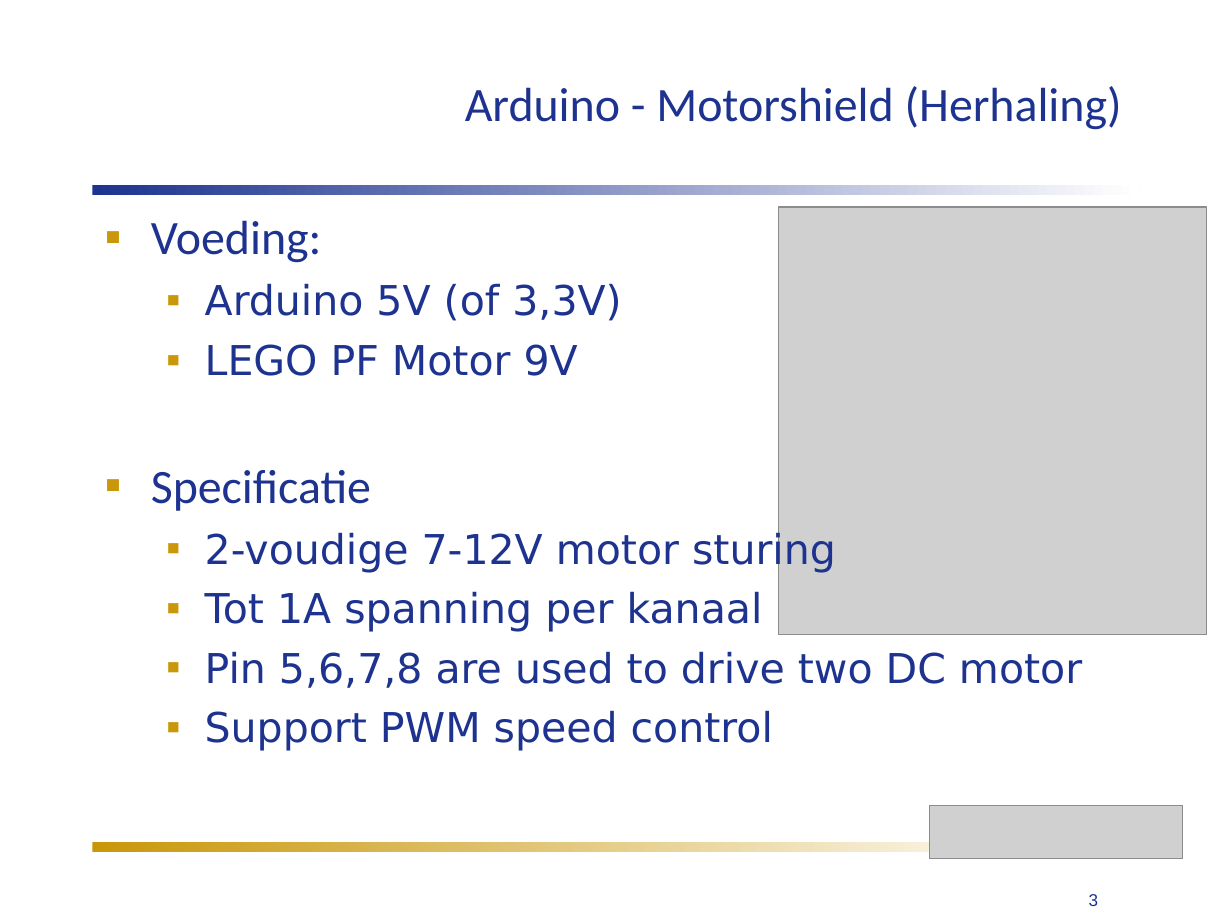
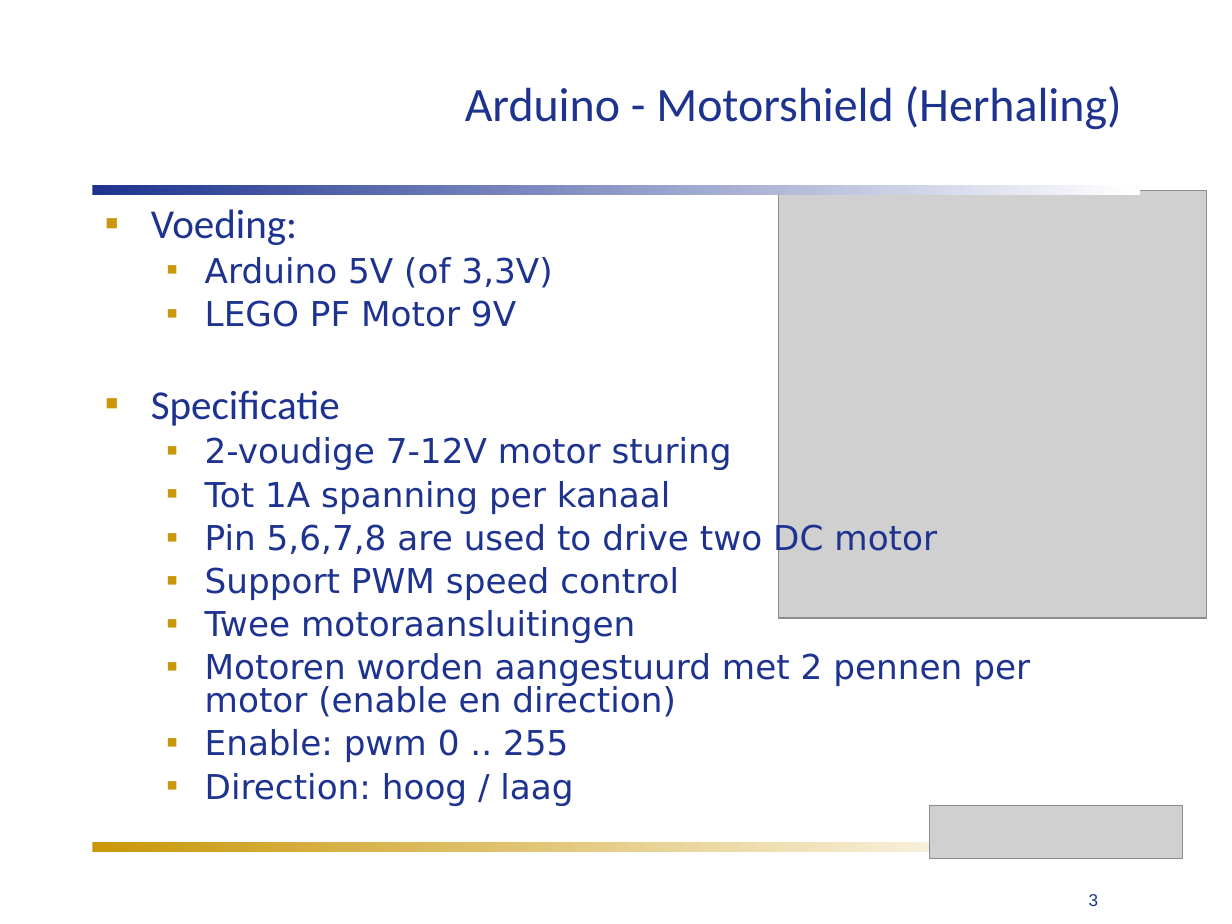
Before and after one commit to humiq/Greendevelopment, a slide deck: slide 3 of trunk/documents/Colleges/ISIROB College 4.ppt. Drawn at 1232x924 pixels with LibreOffice and Linux fonts; fonts in the diff are those of the drawing; grey boxes stand for pictures. Boxes give left, top, right and bottom in pixels: in the first picture for what was removed or moved away, otherwise in the second. Text is boxed around its words. In the diff, an @@ line names an element or a change of style, - is before the commit and + after.

```diff
--- a/trunk/documents/Colleges/ISIROB College 4.ppt
+++ b/trunk/documents/Colleges/ISIROB College 4.ppt
@@ text at [151,209,937,600]: size 28 to 24 pt in "Voeding:", "Specificatie"; size 24 to 20 pt in "Arduino 5V (of 3,3V)", "LEGO PF Motor 9V", "2-voudige 7-12V motor sturing", "Tot 1A spanning per kanaal" and 2 more places; line spacing 1 to 0.8 @@
@@ picture: place and size @@
-picture at [779,207,1206,634]
+picture at [779,191,1206,618]
@@ text at [205,610,1030,806]: paragraphs added @@
+  ▪ Twee motoraansluitingen
+  ▪ Motoren worden aangestuurd met 2 pennen per motor (enable en direction)
+  ▪ Enable: pwm 0 .. 255
+  ▪ Direction: hoog / laag
```
Also in this commit, not shown: 9 other slides changed, 2 slides removed, 5 other files.
